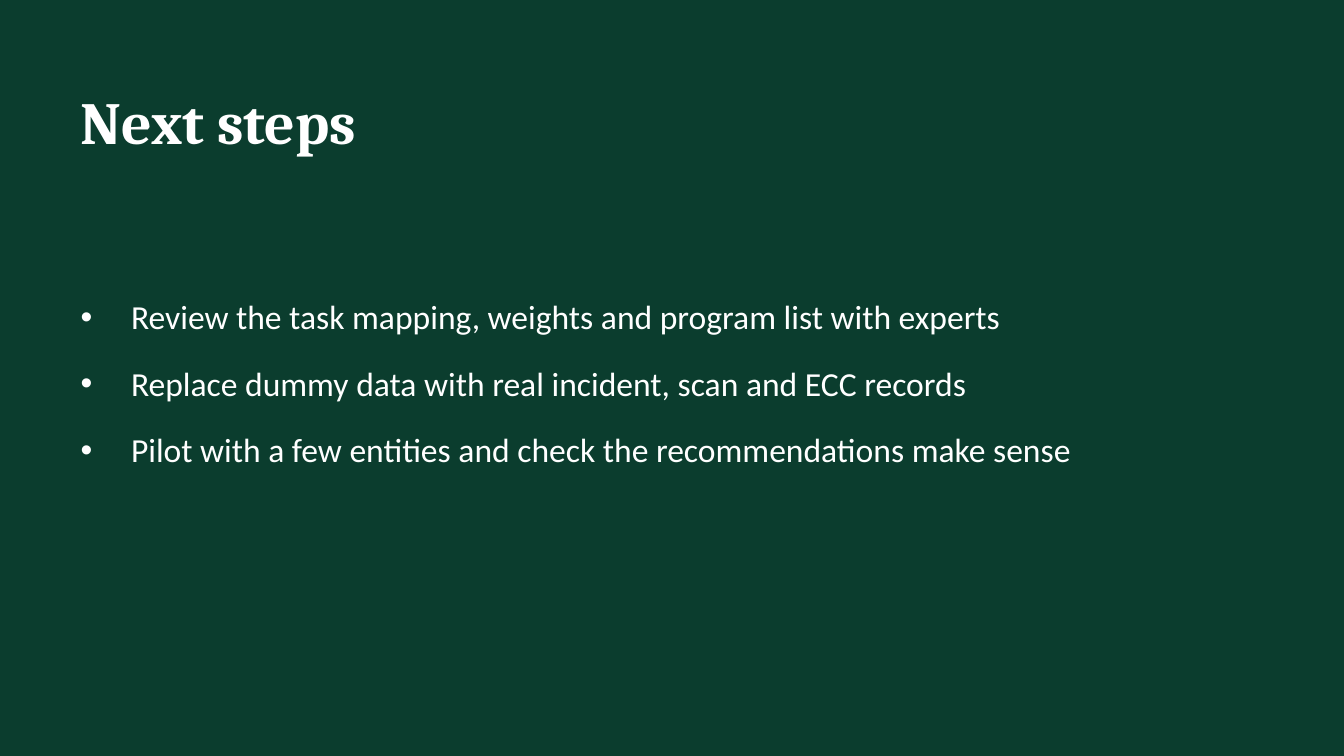
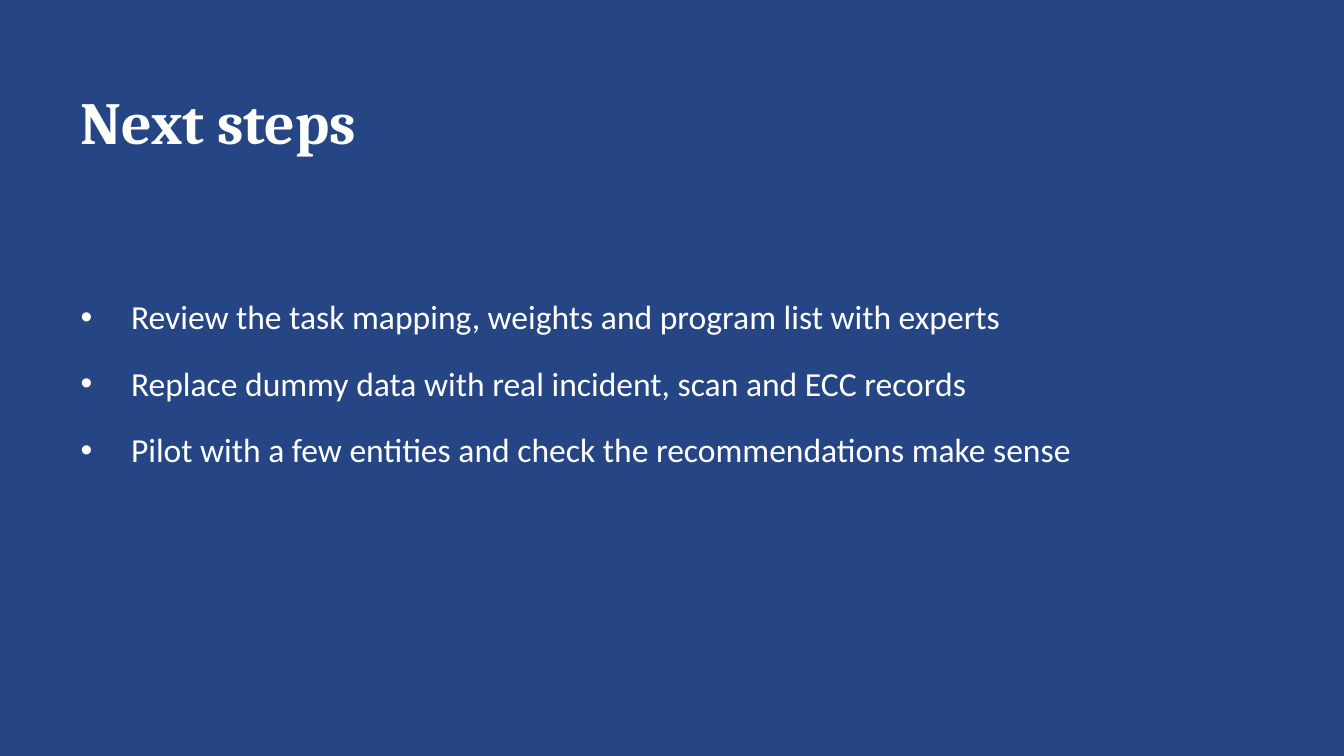
Before and after one commit to MeshaelAlessa/SCyWF, a slide deck: slide 8 of deck/SCyWF_Proposal.pptx. Drawn at 1344x756 pixels with LibreOffice and Linux fonts; fonts in the diff are those of the drawing. Boxes give left, top, right and bottom in pixels: in the first picture for what was removed or moved away, otherwise in the second. Text is boxed around its words. In the diff, an @@ line names an element or a change of style, - is before the commit and + after.

```diff
--- a/deck/SCyWF_Proposal.pptx
+++ b/deck/SCyWF_Proposal.pptx
@@ background #0B3D2E to #254585 @@
```
Also in this commit, not shown: 7 other slides changed, 1 other file.
